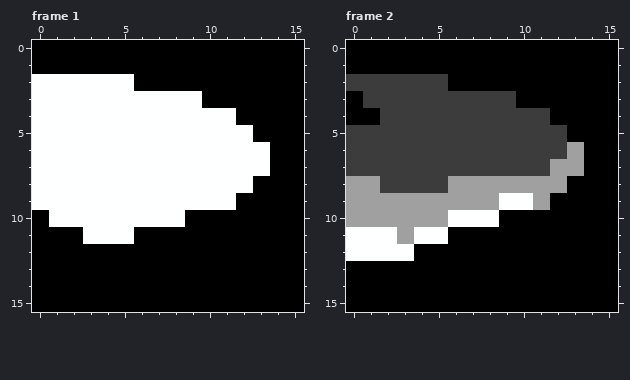
File history of a pixel-art file, art/sprite_tiles/longsword_east_1.aseprite. The first picture shows the starting point.
16x16 pixels, 4 frames. Shown: frame 1, frame 2.
Once edited:
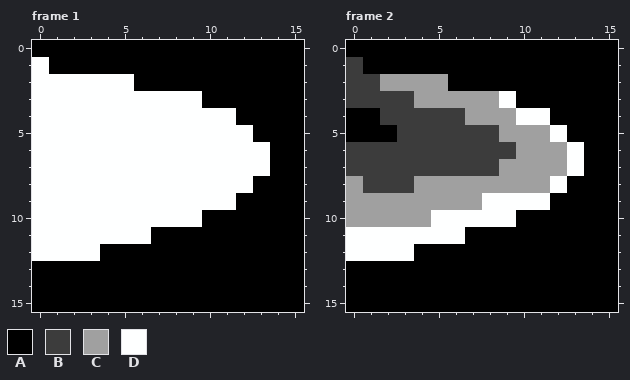
Palette (. is transparent): A #000000  B #3c3c3c  C #a0a0a0  D #feffff
The edit:
Changed rows in their new state; - is an unchanged pixel.
Frame 1:
first column x 0:
 1 D
first column x 0:
10 D--------D
11 DDD---D---
12 DDDD------
Frame 2:
first column x 0:
 1 B-------------
 2 --CCCC--------
 3 B---CCCCCD----
 4 -------CCCDD--
 5 AAA------CCCD-
 6 ----------CCCD
 7 ---------CCC-D
 8 -B--CC------D-
 9 --------D--D--
10 -----D---D----
11 ---D--D-------
Pixel boxes of the changes (left, top, right, bottom) in both pictures:
changed: (32, 57, 49, 74)
changed: (32, 210, 202, 261)
changed: (346, 57, 584, 244)
